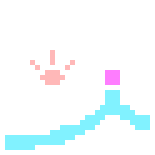
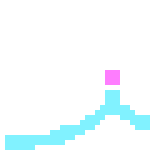
Layer changes from the first 155×155 image to the second:
showed "Canister Shot" over [30, 55, 75, 85]
hid "Pressure Mine" over [30, 50, 75, 85]
